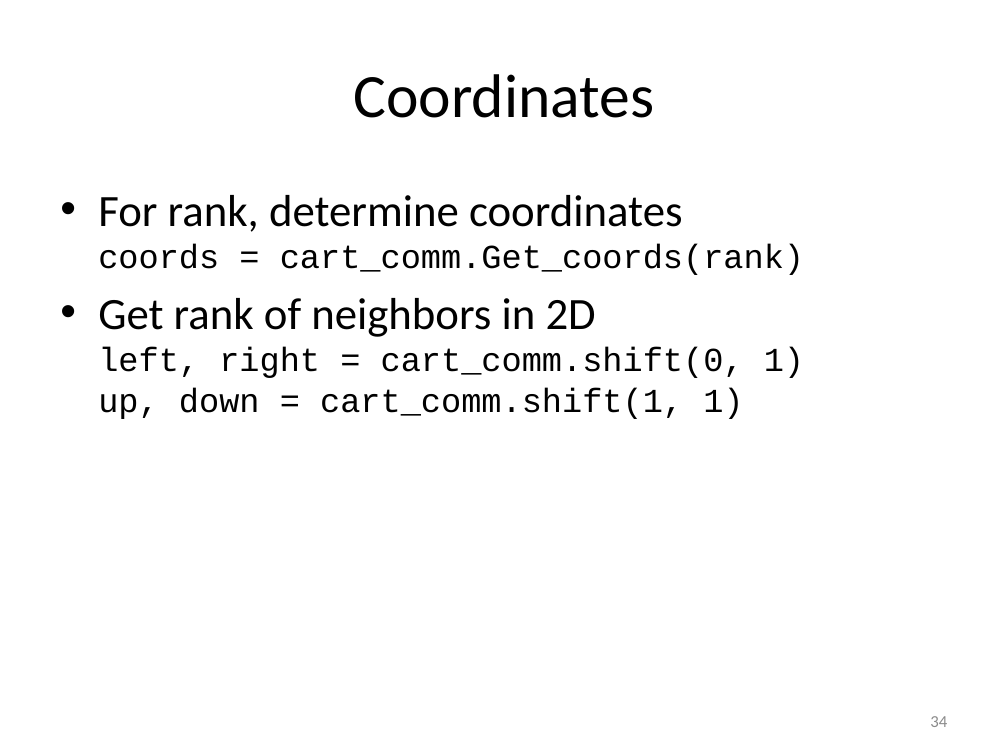
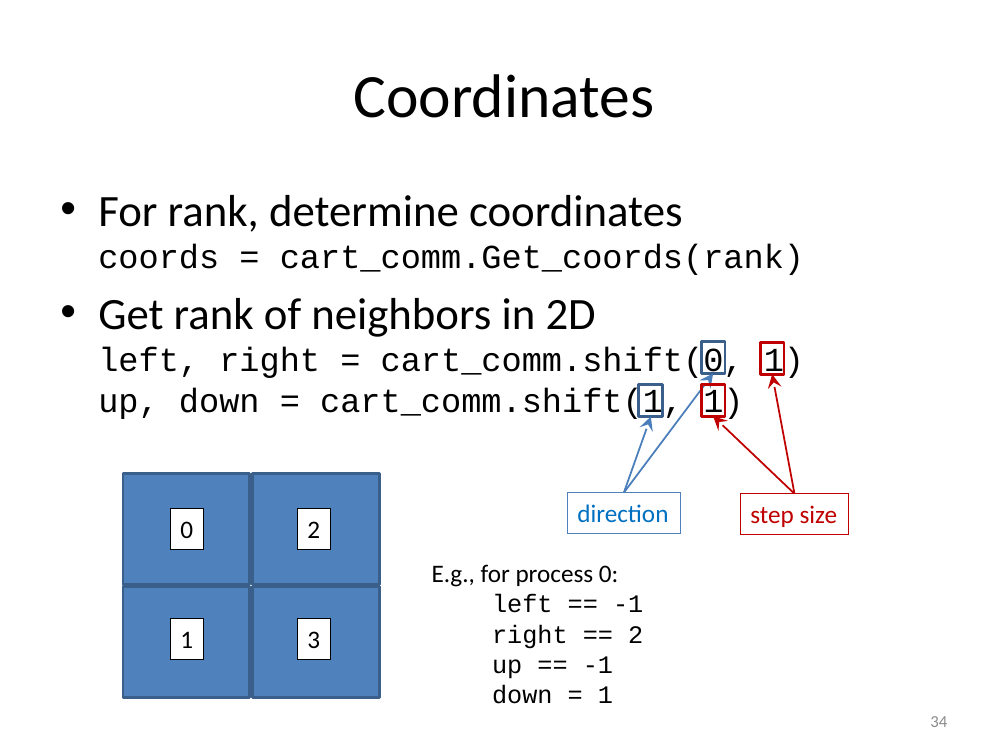
Before and after one commit to gjbex/training-material, a slide deck: slide 34 of Python/Mpi4py/mpi4py.pptx. Drawn at 1008x756 pixels with LibreOffice and Linux fonts; fonts in the diff are those of the drawing. Boxes give left, top, right and bottom in pixels: in the first picture for what was removed or moved away, otherwise in the second. Text is boxed around its words. In the diff, an @@ line names an element or a change of style, - is before the commit and + after.

```diff
--- a/Python/Mpi4py/mpi4py.pptx
+++ b/Python/Mpi4py/mpi4py.pptx
@@ group added at [568, 342, 726, 533]: 3 rectangles, 2 arrows @@
+direction
@@ group added at [702, 343, 849, 534]: 3 rectangles, 2 arrows @@
+step size
@@ text added at [432, 564, 643, 704], 18 pt, text #000000 @@
+E.g., for process 0:
+left == -1
+right == 2
+up == -1
+down = 1
@@ group added at [123, 473, 379, 698]: 8 rectangles @@
+0
+1
+2
+3
```
Also in this commit, not shown: 6 other slides changed, 6 slides added, 2 slides removed.
